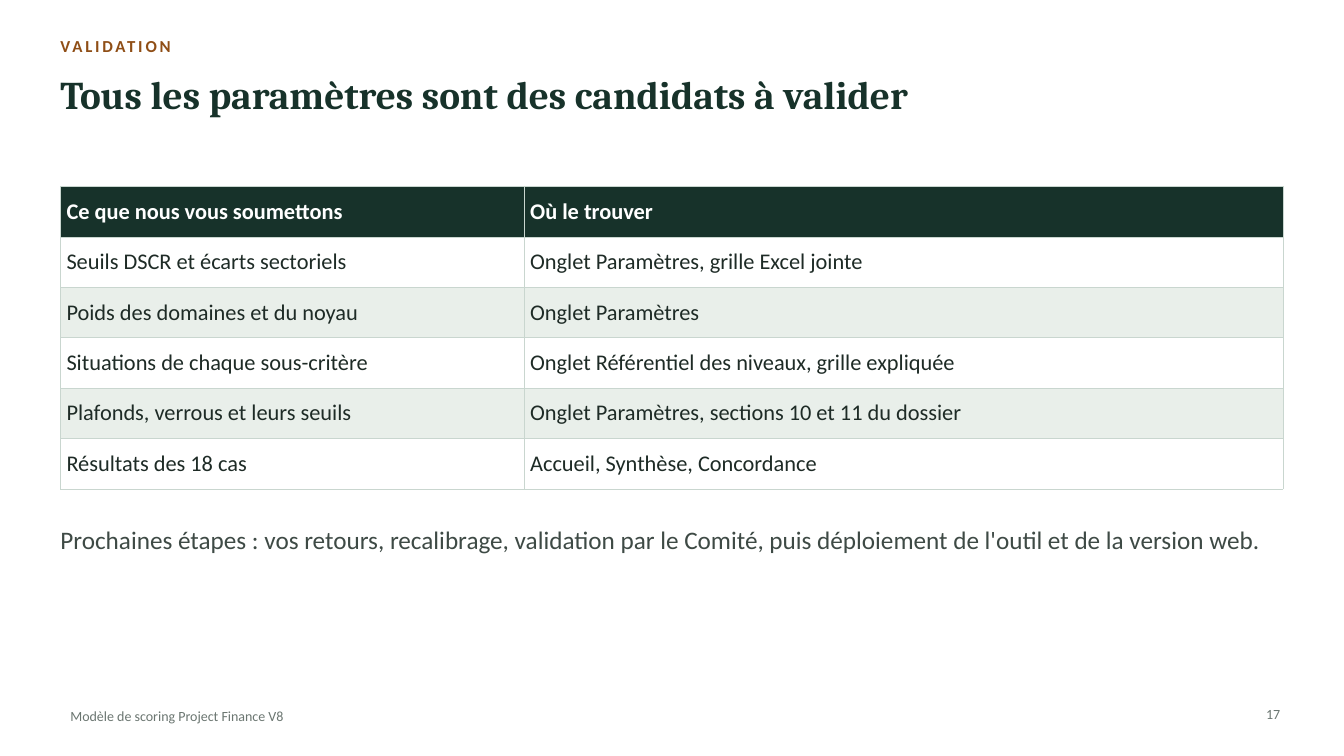
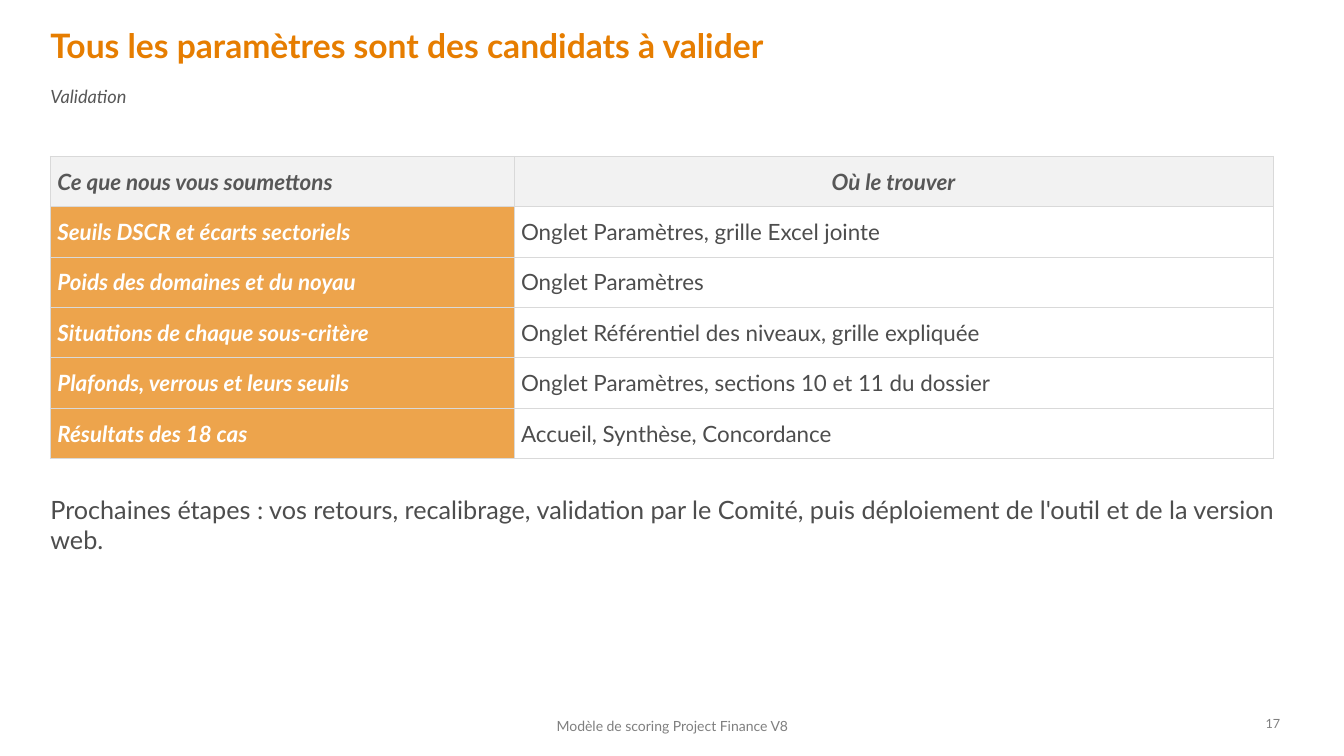
Before and after one commit to tariqeddoumi/pf-scoring-v7claude, a slide deck: slide 17 of docs/outil-excel/Presentation_scoring_PF_V8.pptx. Drawn at 1344x756 pixels with LibreOffice and Linux fonts; fonts in the diff are those of the drawing. Boxes give left, top, right and bottom in pixels: in the first picture for what was removed or moved away, otherwise in the second. Text is boxed around its words. In the diff, an @@ line names an element or a change of style, - is before the commit and + after.

```diff
--- a/docs/outil-excel/Presentation_scoring_PF_V8.pptx
+++ b/docs/outil-excel/Presentation_scoring_PF_V8.pptx
@@ title "Tous les paramètres sont des ...": place and size @@
-title "Tous les paramètres sont des ..." at box(60, 81, 907, 118)
+title "Tous les paramètres sont des ..." at box(50, 33, 764, 64)
@@ title "Tous les paramètres sont des ..." at box(50, 33, 764, 64): size 28 to 24 pt, font Cambria to Lato, text colour #17322A to #E67D00 @@
@@ text at box(50, 89, 126, 103): text changed; size 12 to 13 pt; font Calibri to Lato; text colour #8F4E16 to #575757; bold off; italic on @@
-VALIDATION
+Validation
@@ table at box(50, 156, 1273, 450) @@
@@ fill #17322A to #F2F2F2 in row 1 @@
@@ fill #FFFFFF to #EDA44C in 3 cells @@
@@ fill #E9EFEA to #EDA44C in 2 cells @@
@@ fill #E9EFEA to #FFFFFF in 2 cells @@
@@ font Calibri to Lato @@
@@ text colour #FFFFFF to #575757 in "Ce que nous vous soumettons", "Où le trouver" @@
@@ italic on in "Ce que nous vous soumettons", "Où le trouver", "Seuils DSCR et écarts sectoriels", "Poids des domaines et du noyau" and 3 more places @@
@@ text colour #1E2B26 to #FFFFFF, bold on in "Seuils DSCR et écarts sectoriels", "Poids des domaines et du noyau", "Situations de chaque sous-critère", "Plafonds, verrous et leurs seuils" and 1 more places @@
@@ text colour #1E2B26 to #4D4D4D in "Onglet Paramètres, grille Excel jointe", "Onglet Paramètres", "Onglet Référentiel des niveaux, grille expliquée", "Onglet Paramètres, sections 10 et 11 du ..." and 1 more places @@
@@ alignment left to centre @@
@@ borders changed @@
@@ table: place and size @@
-table at box(60, 187, 1284, 479)
+table at box(50, 156, 1273, 450)
@@ text "Prochaines étapes : vos retours, ...": place and size @@
-text "Prochaines étapes : vos retours, ..." at box(60, 531, 1259, 554)
+text "Prochaines étapes : vos retours, ..." at box(50, 500, 1273, 549)
@@ text "Prochaines étapes : vos retours, ..." at box(50, 500, 1273, 549): font Calibri to Lato, text colour #3E4A45 to #4D4D4D @@
@@ text "Modèle de scoring Project Finance ...": place and size @@
-text "Modèle de scoring Project Finance ..." at box(70, 711, 283, 724)
+text "Modèle de scoring Project Finance ..." at box(557, 720, 789, 734)
@@ text "Modèle de scoring Project Finance ..." at box(557, 720, 789, 734): font Calibri to Lato, text colour #6B7671 to #7F7F7F; alignment left to centre @@
@@ page number: place and size @@
-page number at box(1266, 710, 1280, 719)
+page number at box(1266, 719, 1281, 728)
@@ page number at box(1266, 719, 1281, 728): size 10 to 9 pt, font Calibri to Lato, text colour #6B7671 to #7F7F7F @@
```
Also in this commit, not shown: 17 other slides changed.
